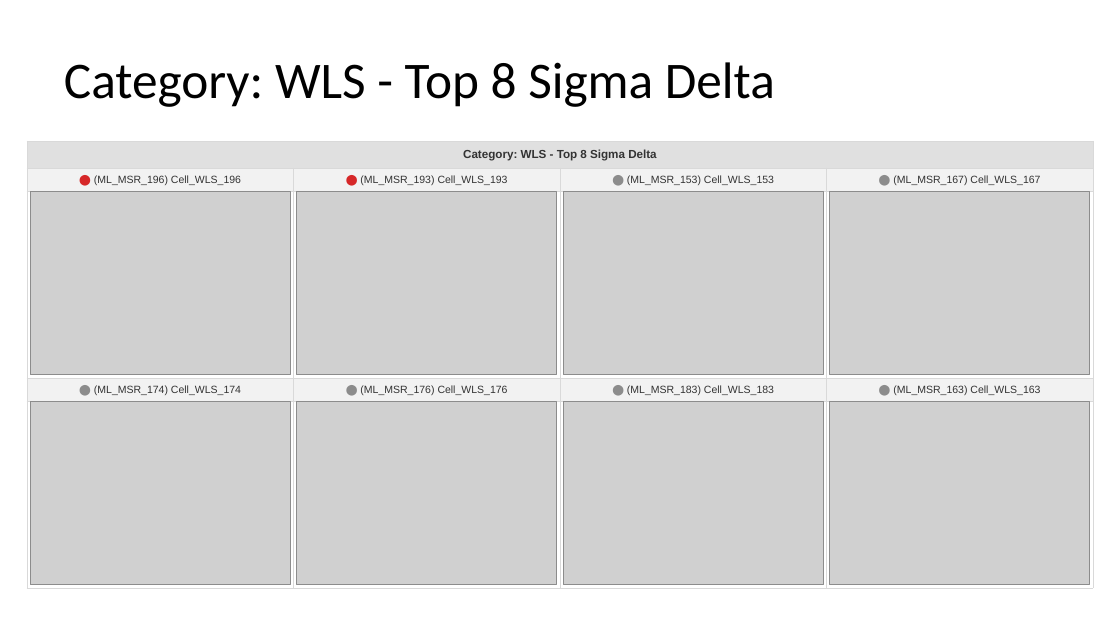
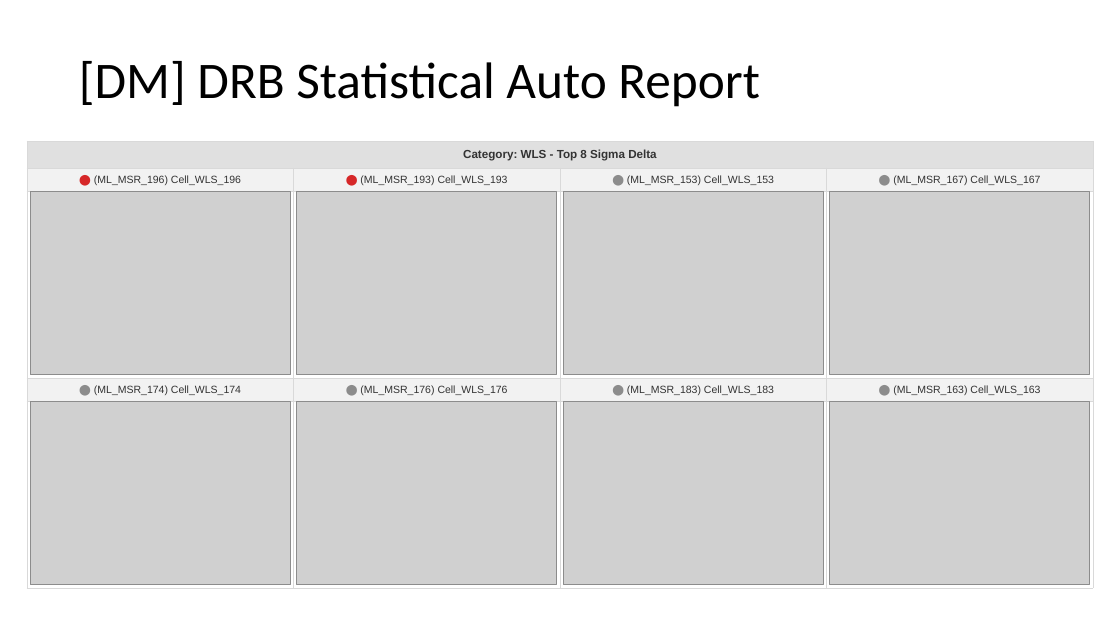
Before and after one commit to parktj4264/DRB-Code, a slide deck: slide 5 of output/Sigma_Summary_Latest.pptx. Drawn at 1120x630 pixels with LibreOffice and Linux fonts; fonts in the diff are those of the drawing; grey boxes stand for pictures. Boxes give left, top, right and bottom in pixels: in the first picture for what was removed or moved away, otherwise in the second. Text is boxed around its words. In the diff, an @@ line names an element or a change of style, - is before the commit and + after.

```diff
--- a/output/Sigma_Summary_Latest.pptx
+++ b/output/Sigma_Summary_Latest.pptx
@@ title at bbox=[79, 61, 760, 107]: text changed @@
-Category: WLS - Top 8 Sigma Delta
+[DM] DRB Statistical Auto Report
```
Also in this commit, not shown: 6 other slides changed, 5 other files.
